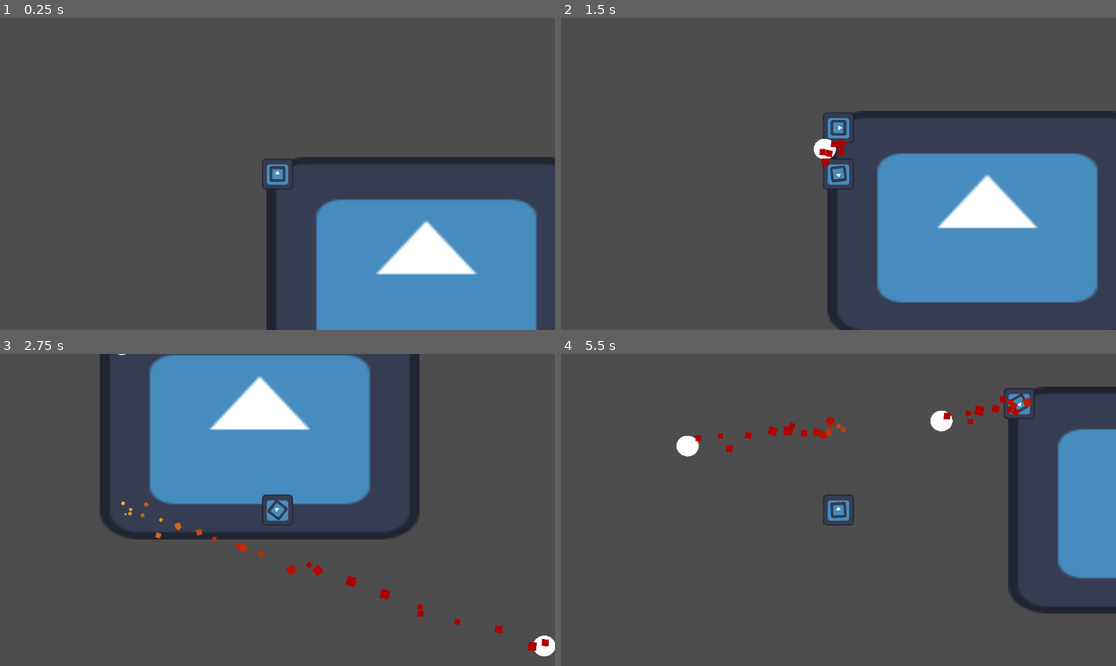
Above: before the commit, frames 1-4 (two rows, left to right).
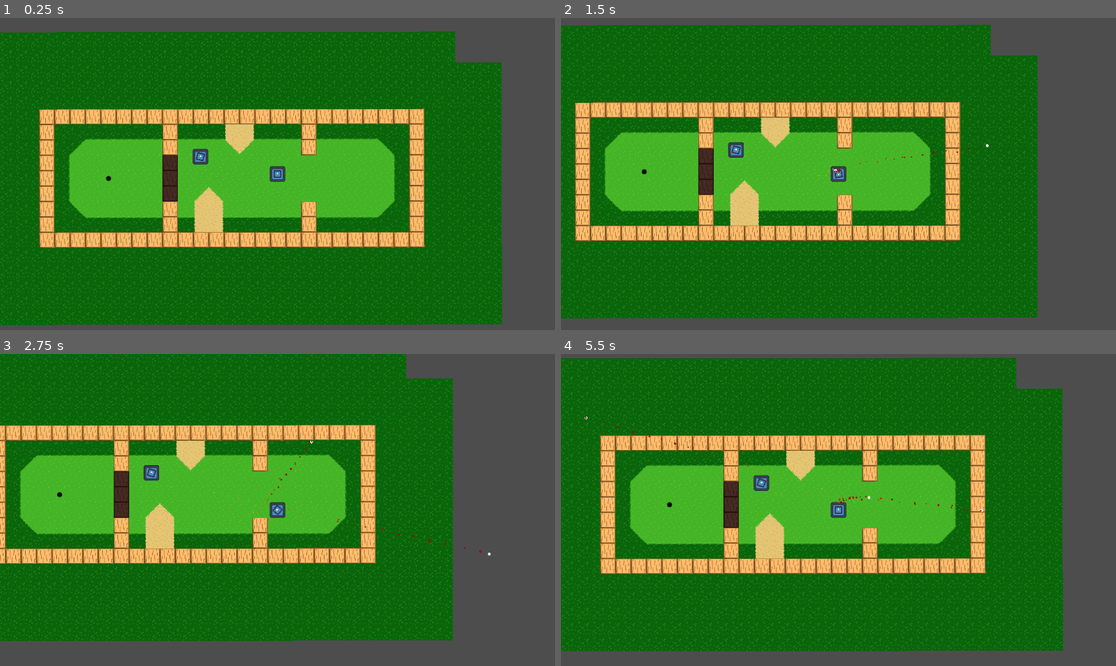
Above: after the commit, the same moments.

Repository: Sabertooth-Software/Bunker-Buster
Game: Godot game, scene res://Scenes/Levels/GolfTiles.tscn
The game is run twice, just before and just after one commit, with the same random seed, the same clock (stepped at 60 frames per second) and the same inputs. Before the commit the project starts from res://Scenes/Levels/test_scene.tscn. The engine's default icon, where the game draws it, is replaced by a stand-in: a white triangle on a blue panel in a dark square.
Inputs (mouse positions are in pixels of both pictures, inside the frame that each line leads up to):
- Up to frame 1 (0.25 s): no input
- Up to frame 2 (1.5 s): tap Enter at 0.5 s; move the mouse to (960, 158) at 0.52 s; hold Right (right) 0.53-1.28 s; tap Space (shoot) at 0.6, 1.35 s; move the mouse to (727, 189) at 1.27 s; hold S (down) from 1.28 s (still down)
- Up to frame 3 (2.75 s): move the mouse to (333, 441) at 2.02 s; release S (down) at 2.03 s; hold Right (right) from 2.03 s (still down); tap Space (shoot) at 2.1 s
- Up to frame 4 (5.5 s): move the mouse to (810, 572) at 2.77 s; release Right (right) at 2.78 s; hold Up (up) 2.78-3.53 s; tap Space (shoot) every 0.75 s from 2.85 to 5.1 s; move the mouse to (1005, 556) at 3.52 s; hold A (left) 3.53-5.03 s; move the mouse to (672, 463) at 4.27 s; move the mouse to (866, 510) at 5.02 s; hold S (down) from 5.03 s (still down)

The runs differ from the first frame. In frame 1, 87% of the frame differs, in the area x 0-100%, y 4-100%; in frame 2, 85%; in frame 3, 75%; in frame 4, 89%, in the area x 0-100%, y 1-96%.

Commit message:
Configure tanks a little better

Diff:
--- a/Scenes/Bullet.tscn
+++ b/Scenes/Bullet.tscn
@@ -7,8 +7,8 @@
 radius = 3.0
 
 [sub_resource type="SphereMesh" id="SphereMesh_plxgq"]
-radius = 15.356
-height = 28.732
+radius = 1.0
+height = 2.0
 
 [node name="Bullet" type="RigidBody2D"]
 collision_layer = 0
--- a/Scenes/Characters/Enemies/red_tank.tscn
+++ b/Scenes/Characters/Enemies/red_tank.tscn
@@ -1,17 +1,14 @@
-[gd_scene load_steps=3 format=3 uid="uid://hh271eak8f3q"]
+[gd_scene load_steps=4 format=3 uid="uid://hh271eak8f3q"]
 
 [ext_resource type="PackedScene" uid="uid://dfp2wtw5do8m7" path="res://Scenes/Characters/tank.tscn" id="1_8d7b4"]
 [ext_resource type="Script" path="res://Scripts/Characters/Enemy/EnemyTank.gd" id="1_hmcf7"]
+[ext_resource type="PackedScene" uid="uid://bfc7fafn5cbnj" path="res://Scenes/bullet.tscn" id="3_6ux1k"]
 
-[node name="RedTank" type="Node2D"]
+[node name="RedTank" instance=ExtResource("1_8d7b4")]
 script = ExtResource("1_hmcf7")
+bullet = ExtResource("3_6ux1k")
+timeout = 1.5
+Speed = 10.0
+Bullet_Speed = 1.0
 
-[node name="Tank" parent="." instance=ExtResource("1_8d7b4")]
-Speed = 1000.0
-Bullet_Speed = 10.0
-
-[node name="Timer" type="Timer" parent="."]
-wait_time = 2.612
-autostart = true
-
-[connection signal="timeout" from="Timer" to="." method="_on_timer_timeout"]
+[node name="Timer" type="Timer" parent="." index="4"]
--- a/Scenes/Characters/player.tscn
+++ /dev/null
@@ -1,16 +0,0 @@
-[gd_scene load_steps=4 format=3 uid="uid://cx8bibels1agv"]
-
-[ext_resource type="PackedScene" uid="uid://dfp2wtw5do8m7" path="res://Scenes/Characters/tank.tscn" id="1_4s5ma"]
-[ext_resource type="Script" path="res://Scripts/MainCharacter.gd" id="1_i2dah"]
-[ext_resource type="PackedScene" uid="uid://bfc7fafn5cbnj" path="res://Scenes/bullet.tscn" id="2_xnnvu"]
-
-[node name="Player" type="Node2D"]
-script = ExtResource("1_i2dah")
-bullet = ExtResource("2_xnnvu")
-
-[node name="Tank" parent="." instance=ExtResource("1_4s5ma")]
-Speed = 500.0
-Bullet_Speed = 10.0
-
-[node name="Camera2D" type="Camera2D" parent="Tank"]
-zoom = Vector2(0.5, 0.5)
--- /dev/null
+++ b/Scenes/Characters/player_tank.tscn
@@ -0,0 +1,11 @@
+[gd_scene load_steps=4 format=3 uid="uid://dnsf6b0b0kg12"]
+
+[ext_resource type="PackedScene" uid="uid://dfp2wtw5do8m7" path="res://Scenes/Characters/tank.tscn" id="1_7d4p6"]
+[ext_resource type="Script" path="res://Scripts/MainCharacter.gd" id="1_yis1o"]
+[ext_resource type="PackedScene" uid="uid://bfc7fafn5cbnj" path="res://Scenes/bullet.tscn" id="2_47anu"]
+
+[node name="PlayerTank" instance=ExtResource("1_7d4p6")]
+script = ExtResource("1_yis1o")
+bullet = ExtResource("2_47anu")
+Speed = 70.0
+Bullet_Speed = 1.0
--- a/Scenes/Characters/tank.tscn
+++ b/Scenes/Characters/tank.tscn
@@ -1,32 +1,28 @@
-[gd_scene load_steps=6 format=3 uid="uid://dfp2wtw5do8m7"]
+[gd_scene load_steps=5 format=3 uid="uid://dfp2wtw5do8m7"]
 
 [ext_resource type="Script" path="res://Scripts/Characters/Tank.gd" id="1_lnctx"]
 [ext_resource type="PackedScene" uid="uid://dhm8qd71af8hh" path="res://Scenes/Components/shooting_component.tscn" id="2_1hq3u"]
 [ext_resource type="Texture2D" uid="uid://vd7ap2v7wpfb" path="res://icon.svg" id="4_nunnb"]
 
 [sub_resource type="RectangleShape2D" id="RectangleShape2D_sin31"]
-size = Vector2(0.0262352, 0.0526724)
-
-[sub_resource type="TileSet" id="TileSet_md02c"]
+size = Vector2(32, 32)
 
 [node name="Tank" type="CharacterBody2D"]
 script = ExtResource("1_lnctx")
 
 [node name="CollisionShape2D" type="CollisionShape2D" parent="."]
+position = Vector2(0.5, -0.5)
 shape = SubResource("RectangleShape2D_sin31")
+debug_color = Color(0.0196078, 0.254902, 1, 0.419608)
 
 [node name="ShootingComponent" parent="." instance=ExtResource("2_1hq3u")]
 position = Vector2(2.08165e-12, 2.08165e-12)
 scale = Vector2(3.23088, 1.69783)
 
 [node name="Body" type="Sprite2D" parent="."]
-texture_repeat = 3
+scale = Vector2(0.25, 0.25)
 texture = ExtResource("4_nunnb")
 
 [node name="Canon" type="Sprite2D" parent="."]
-scale = Vector2(0.5, 0.5)
+scale = Vector2(0.125, 0.125)
 texture = ExtResource("4_nunnb")
-
-[node name="TileMap" type="TileMap" parent="."]
-tile_set = SubResource("TileSet_md02c")
-format = 2
--- a/Scenes/Levels/GolfTiles.tscn
+++ b/Scenes/Levels/GolfTiles.tscn
@@ -1,6 +1,10 @@
-[gd_scene load_steps=6 format=3 uid="uid://0ir1y88pwnh6"]
+[gd_scene load_steps=10 format=3 uid="uid://0ir1y88pwnh6"]
 
 [ext_resource type="Texture2D" uid="uid://dcomdslc1rlho" path="res://Assets/Golf Tiles.png" id="1_a3sag"]
+[ext_resource type="PackedScene" uid="uid://hh271eak8f3q" path="res://Scenes/Characters/Enemies/red_tank.tscn" id="3_h7ayj"]
+[ext_resource type="PackedScene" uid="uid://bfc7fafn5cbnj" path="res://Scenes/bullet.tscn" id="4_hwr6n"]
+[ext_resource type="PackedScene" uid="uid://dfp2wtw5do8m7" path="res://Scenes/Characters/tank.tscn" id="5_7ivjl"]
+[ext_resource type="Script" path="res://Scripts/MainCharacter.gd" id="5_kn0xc"]
 
 [sub_resource type="TileMapPattern" id="TileMapPattern_n1qdb"]
 tile_data = PackedInt32Array(0, 65537, 0, 65536, 131073, 0, 131072, 196609, 0, 1, 131073, 0, 65537, 131073, 0, 131073, 131073, 0, 2, 1, 0, 65538, 131073, 0, 131074, 262145, 0)
@@ -141,11 +145,12 @@
 pattern_0 = SubResource("TileMapPattern_n1qdb")
 pattern_1 = SubResource("TileMapPattern_soyfk")
 
-[node name="GolfTiles" type="TileMap"]
+[node name="Node2D" type="Node2D"]
+
+[node name="GolfTiles" type="TileMap" parent="."]
 position = Vector2(6, 13)
 rotation = -0.00131922
 tile_set = SubResource("TileSet_t2xc0")
-cell_quadrant_size = 32
 format = 2
 layer_0/name = "Green"
 layer_0/tile_data = PackedInt32Array(327681, 131073, 2, 327682, 131073, 2, 327683, 131073, 2, 327684, 131073, 2, 327685 …(2976 unchanged characters)…
@@ -177,3 +182,16 @@
 layer_4/y_sort_origin = 0
 layer_4/z_index = 0
 layer_4/tile_data = PackedInt32Array(458747, 131073, 0, 524283, 131073, 0, 589819, 131073, 0)
+
+[node name="PlayerTank" parent="." instance=ExtResource("5_7ivjl")]
+position = Vector2(85, 244)
+script = ExtResource("5_kn0xc")
+bullet = ExtResource("4_hwr6n")
+Speed = 70.0
+Bullet_Speed = 1.0
+
+[node name="Camera2D" type="Camera2D" parent="PlayerTank"]
+
+[node name="RedTank" parent="." node_paths=PackedStringArray("target") instance=ExtResource("3_h7ayj")]
+position = Vector2(-75, 208)
+target = NodePath("")
--- a/Scenes/Levels/test_scene.tscn
+++ b/Scenes/Levels/test_scene.tscn
@@ -1,8 +1,8 @@
-[gd_scene load_steps=5 format=3 uid="uid://cv4by386l1n8j"]
+[gd_scene load_steps=5 format=3 uid="uid://dvufyljxww4mm"]
 
 [ext_resource type="Texture2D" uid="uid://vd7ap2v7wpfb" path="res://icon.svg" id="2_fwsmc"]
-[ext_resource type="PackedScene" path="res://Scenes/Characters/player.tscn" id="2_lwngh"]
-[ext_resource type="PackedScene" path="res://Scenes/Characters/Enemies/red_tank.tscn" id="3_hgk18"]
+[ext_resource type="PackedScene" uid="uid://dnsf6b0b0kg12" path="res://Scenes/Characters/player_tank.tscn" id="2_lwngh"]
+[ext_resource type="PackedScene" uid="uid://hh271eak8f3q" path="res://Scenes/Characters/Enemies/red_tank.tscn" id="3_hgk18"]
 [ext_resource type="PackedScene" uid="uid://bfc7fafn5cbnj" path="res://Scenes/bullet.tscn" id="4_7rqdr"]
 
 [node name="Node2D" type="Node2D"]
@@ -12,8 +12,8 @@
 scale = Vector2(10.375, 7.35938)
 texture = ExtResource("2_fwsmc")
 
-[node name="Player" parent="." instance=ExtResource("2_lwngh")]
-
 [node name="RedTank" parent="." node_paths=PackedStringArray("target") instance=ExtResource("3_hgk18")]
 bullet = ExtResource("4_7rqdr")
-target = NodePath("../Player")
+target = NodePath("")
+
+[node name="Tank" parent="." instance=ExtResource("2_lwngh")]
--- a/Scripts/Characters/Enemy/EnemyTank.gd
+++ b/Scripts/Characters/Enemy/EnemyTank.gd
@@ -1,19 +1,28 @@
-extends Node2D
-
-@onready var tank: Tank = $Tank
+extends Tank
 
 @export var bullet: PackedScene
 @export var target: Node2D
+@export var timeout: float = 1.5
 
+@onready var timer: Timer = $Timer
 
-func shoot():
+func _ready():
+	if target == null:
+		var player_tank: Node = get_tree().get_current_scene().get_node("PlayerTank")
+		if player_tank is PlayerTank:
+			target = player_tank
+			_setup_timer()
+
+func on_timeout():
 	assert(target != null, "Tried to shoot without target assigned to enemy tank")
 	var shooting_vector: Vector2 = target.global_position - global_position
 	assert(bullet != null, "Tried to shoot without Bullet assigned to enemy tank")
-	tank.shoot(shooting_vector, bullet)
+	super.shoot(shooting_vector, bullet)
 
 func _process(_delta):
-	tank.look(target.global_position)
+	super.look(target.global_position)
 
-func _on_timer_timeout():
-	shoot()
+func _setup_timer():
+	timer.timeout.connect(on_timeout)
+	timer.wait_time = timeout
+	timer.start()
--- a/Scripts/Characters/Tank.gd
+++ b/Scripts/Characters/Tank.gd
@@ -10,6 +10,7 @@
 @onready var shooting_component: ShootingComponent = $ShootingComponent
 
 func move(direction: Vector2):
+	print_debug("Tank: ", global_position)
 	if direction:
 		velocity = direction * Speed
 	else:
--- a/Scripts/MainCharacter.gd
+++ b/Scripts/MainCharacter.gd
@@ -1,17 +1,16 @@
-extends Node2D
+extends Tank
+class_name PlayerTank
 
-@onready var tank: Tank = $Tank
 @export var bullet: PackedScene
 
 func _process(_delta):
 	if Input.is_action_just_pressed("shoot"):
 		var shooting_vector: Vector2 = get_global_mouse_position() - global_position
-		tank.shoot(shooting_vector, bullet)
+		super.shoot(shooting_vector, bullet)
 
 func _physics_process(_delta):
-	position = tank.position
-	tank.look(get_global_mouse_position())
+	super.look(get_global_mouse_position())
 
 	var moving_vector: Vector2 = Input.get_vector("left", "right", "up", "down")
 	if moving_vector:
-		tank.move(moving_vector)
+		super.move(moving_vector)
--- a/Shaders/Elemental/flame_trail.tres
+++ b/Shaders/Elemental/flame_trail.tres
@@ -17,7 +17,7 @@
 [resource]
 lifetime_randomness = 0.32
 emission_shape = 1
-emission_sphere_radius = 60.0
+emission_sphere_radius = 6.0
 particle_flag_disable_z = true
 gravity = Vector3(0, 98, 0)
 initial_velocity_min = -2.0
@@ -25,8 +25,8 @@
 angular_velocity_min = -257.68
 orbit_velocity_min = 2.08167e-14
 orbit_velocity_max = 2.08167e-14
-scale_min = 20.0
-scale_max = 40.0
+scale_min = 2.0
+scale_max = 4.0
 scale_curve = SubResource("CurveTexture_8u5dv")
 color_ramp = SubResource("GradientTexture1D_uf41m")
 turbulence_enabled = true
--- a/project.godot
+++ b/project.godot
@@ -11,7 +11,7 @@
 [application]
 
 config/name="Go-godot-jam-4"
-run/main_scene="res://Scenes/Levels/test_scene.tscn"
+run/main_scene="res://Scenes/Levels/GolfTiles.tscn"
 config/features=PackedStringArray("4.0", "Forward Plus")
 config/icon="res://icon.svg"
 
Not shown, added: Builds/v0.zip
